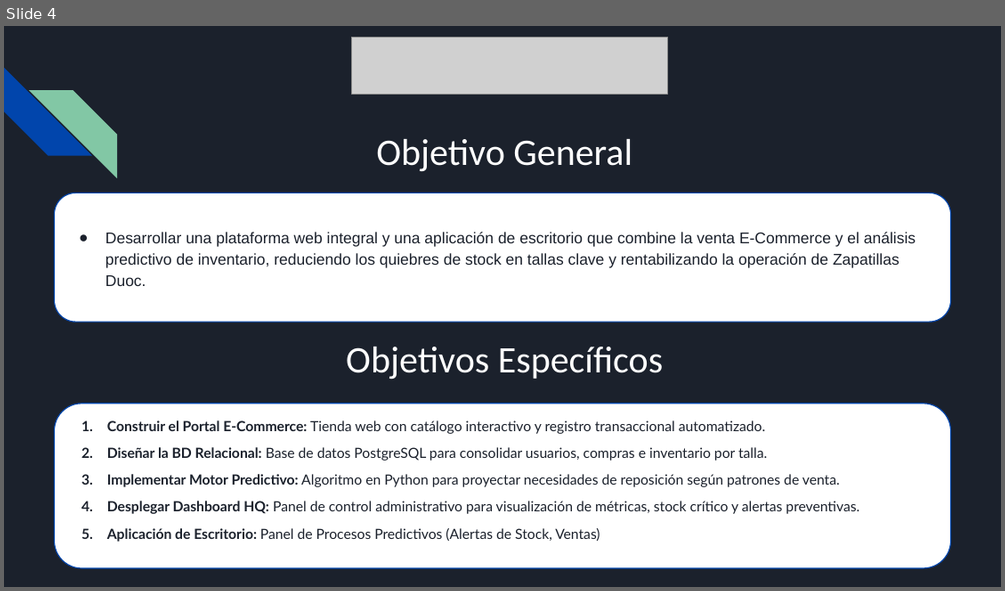
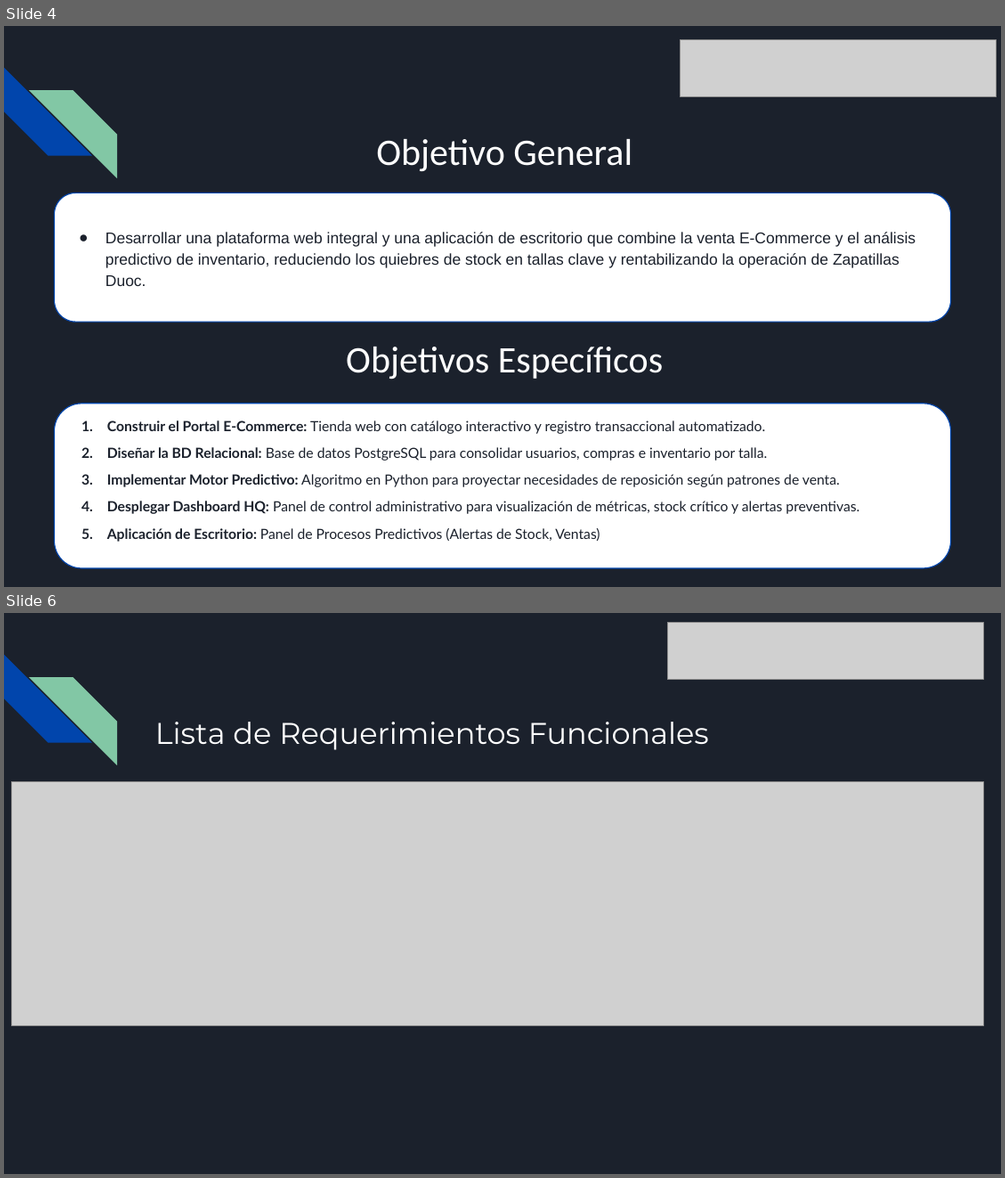
Before and after one commit to Adonias99/Capstone-Grupo-3, a slide deck: Grupo 3/Fase 2/Evidencias Grupales/Estructura Presentación 2-Capstone.pptx. Shown one above the other, each under a label of ours: slide 4 before the commit, slides 4 and 6 after it; the slides between them are not shown. The pictures are 1005x591 and 1005x1178 pixels, drawn with LibreOffice and Linux fonts; fonts in the diff are those of the drawing; grey boxes stand for pictures. Boxes give left, top, right and bottom in pixels: in the first picture for what was removed or moved away, otherwise in the second. Text is boxed around its words. In the diff, an @@ line names an element or a change of style, - is before the commit and + after.

```diff
--- a/Grupo 3/Fase 2/Evidencias Grupales/Estructura Presentación 2-Capstone.pptx
+++ b/Grupo 3/Fase 2/Evidencias Grupales/Estructura Presentación 2-Capstone.pptx
@@ slide 6 added at (4, 613, 1001, 1174), background #1B212C; not listed: 2 template elements that a slide beside it also shows @@
@@ picture added at (667, 623, 984, 680) @@
@@ title added at (155, 722, 709, 750), 28.8 pt, text #FFFFFF @@
+Lista de Requerimientos Funcionales
@@ picture added at (11, 782, 984, 1026) @@
@@ slide 4 changed as well @@
@@ picture: place and size @@
-picture at (351, 37, 667, 94)
+picture at (680, 40, 996, 97)
```
Also in this commit, not shown: 8 other slides changed, 12 other slides added, 8 slides removed, 5 other files.
